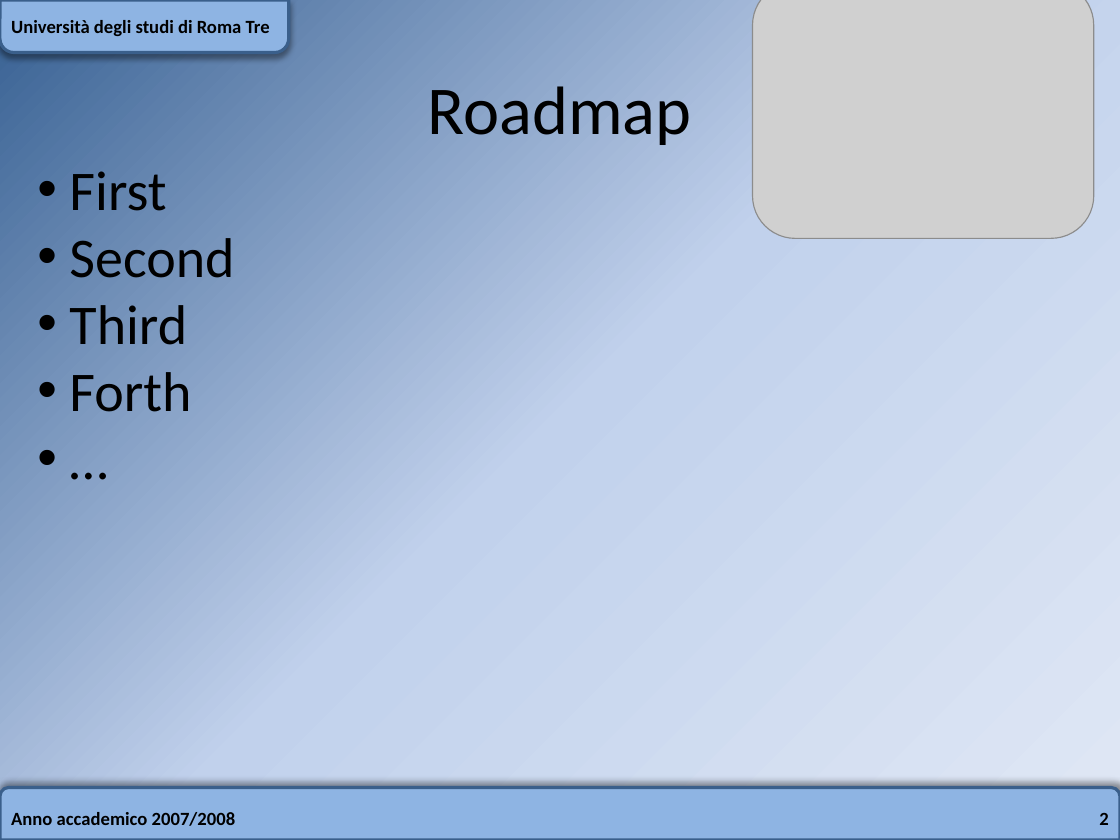
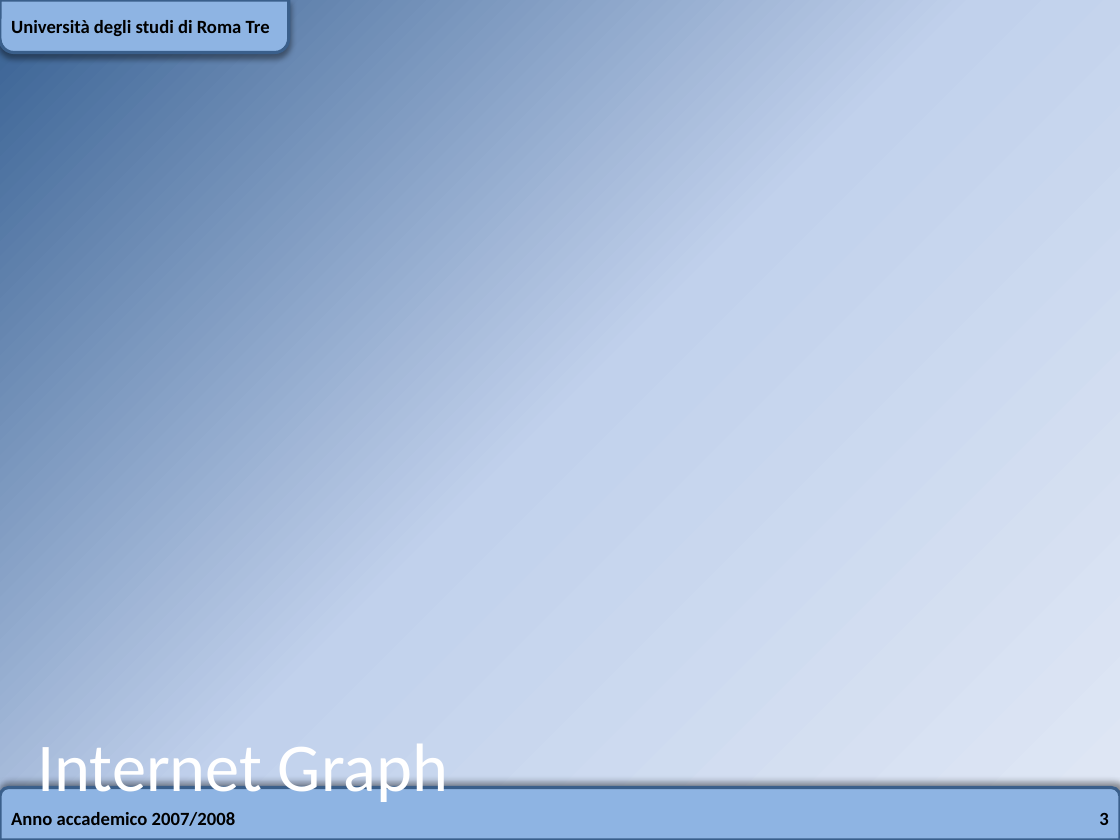
Before and after one commit to slux83/visual-netkit, a slide deck: slide 3 of thesis_adf/presentazione_tesi/presentazione.pptx (slide 2 before the commit). Drawn at 1120x840 pixels with LibreOffice and Linux fonts; fonts in the diff are those of the drawing; grey boxes stand for pictures; background and template pictures are left out. Boxes give left, top, right and bottom in pixels: in the first picture for what was removed or moved away, otherwise in the second. Text is boxed around its words. In the diff, an @@ line names an element or a change of style, - is before the commit and + after.

Commit message:
slides

```diff
--- a/thesis_adf/presentazione_tesi/presentazione.pptx
+++ b/thesis_adf/presentazione_tesi/presentazione.pptx
@@ picture removed at [753,0,1094,239] @@
@@ title removed at [428,86,692,145] @@
-Roadmap
@@ text removed at [69,171,234,412] @@
-• First
-• Second
-• Third
-• Forth
-• …
@@ text added at [37,744,448,807], 44 pt, text #FFFFFF @@
+Internet Graph
@@ page number at [1099,813,1108,825]: text changed @@
-2
+3
```
Also in this commit, not shown: 2 slides added.
